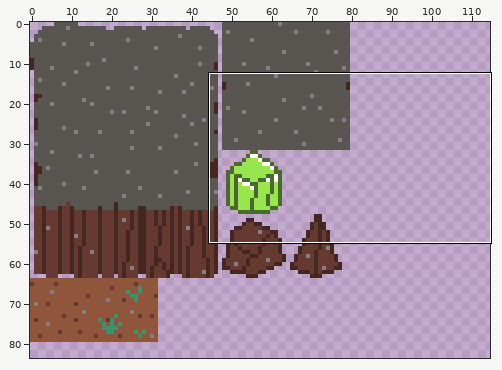
One commit to this sprite sheet: assets/tileset.png. Above, an overview of the earlier version with the close-up marked.
Close-up. Before the commit:
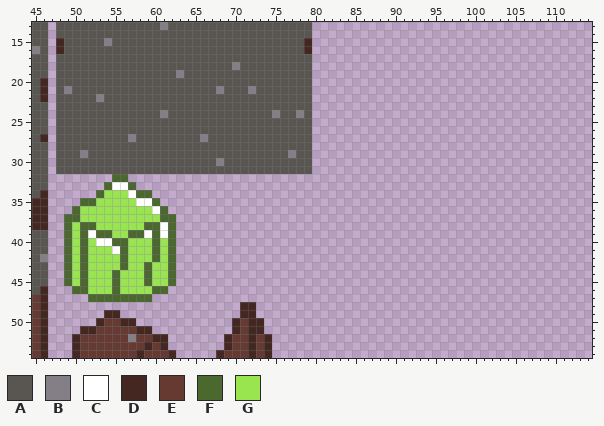
The file is 256x256 pixels. Shown: x 45..114, y 13..54. The wide view leaves out empty margins.
Palette (. is transparent): A #595652  B #847e87  C #ffffff  D #452722  E #663931  F #4b692f  G #99e550
After:
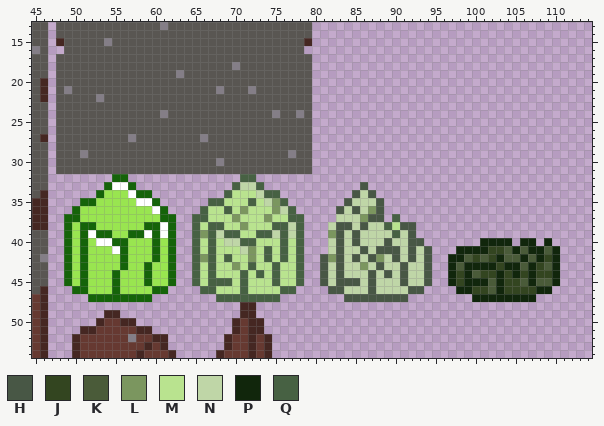
Colours new in this view: H #485745  J #334520  K #4a5b39  L #7b965f  M #b9e38f  N #bfd6a7  P #11260c  Q #476143
The exact change:
colour F: #4b692f -> #156309
y 16: x 48 D -> .; x 79 D -> .
y 32: x 71..72 .. -> QQ
y 33: x 70..73 .... -> QNNQ; x 86 . -> H
y 34: x 69..75 ....... -> QMMMNQQ; x 85..87 ... -> HNH
y 35: x 67..76 .......... -> QQMMMQMNLQ; x 84..88 ..... -> HNNNH
y 36: x 66..77 ............ -> QMMQMLMMMLNQ; x 83..88 ...... -> HNHNLH
y 37: x 65..78 .............. -> QQMMMLMMMLMMQQ; x 83..88 ...... -> NNNLHH; x 90 . -> Q
y 38: x 65..78 .............. -> QMQQMMLMMMQQNQ; x 82..92 ........... -> NHHNHNNQMHH
y 39: x 65..78 .............. -> QLQNQQMMQQNQNQ; x 82..92 ........... -> LHNHNNNNQNH
y 40: x 65..78 .............. -> QMQMNNQQMMMQMQ; x 82..93 ............ -> NHNHNNNHNNHH; x 101..104 .... -> PPPP; x 106..107 .. -> PP; x 109 . -> P
y 41: x 65..78 .............. -> QMQMMMNLMQMQMQ; x 82..94 ............. -> NHNNHNHHHNHNH; x 98..110 ............. -> PPPPJJKPKPPKP
y 42: x 65..78 .............. -> QLQMQMMLMQMQMQ; x 81..94 .............. -> HLHNHNHLNHNHNH; x 97..110 .............. -> PPKJKJPKKPKPJP
y 43: x 65..78 .............. -> QMQMMLMQMMQMMQ; x 81..94 .............. -> HNHNNLNHNNHNNH; x 97..110 .............. -> PKPPPPJPPKPJKP
y 44: x 65..78 .............. -> QMQMMMQMQMQMMQ; x 81..94 .............. -> HNHNNNHNHNHNNH; x 97..110 .............. -> PJPKJJPJPJPJJP
y 45: x 65..78 .............. -> QMQQQMQMMMQMMQ; x 81..94 .............. -> HNHHHNHNNNHNNH; x 97..110 .............. -> PJPPPKPJJKPKKP
y 46: x 66..77 ............ -> QQMMMQMMMMQQ; x 82..93 ............ -> HHNNNHNNNNHH; x 98..109 ............ -> PPJJKPJJJJPP
y 47: x 68..75 ........ -> QQQQQQQQ; x 84..91 ........ -> HHHHHHHH; x 100..107 ........ -> PPPPPPPP
